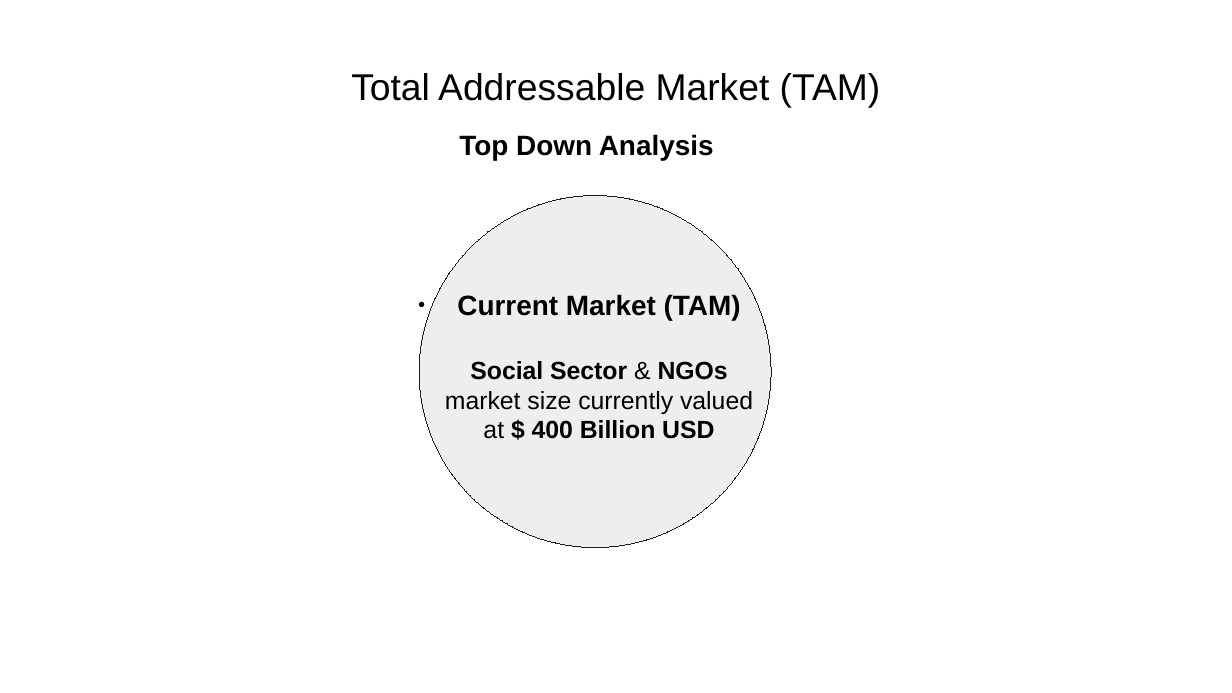
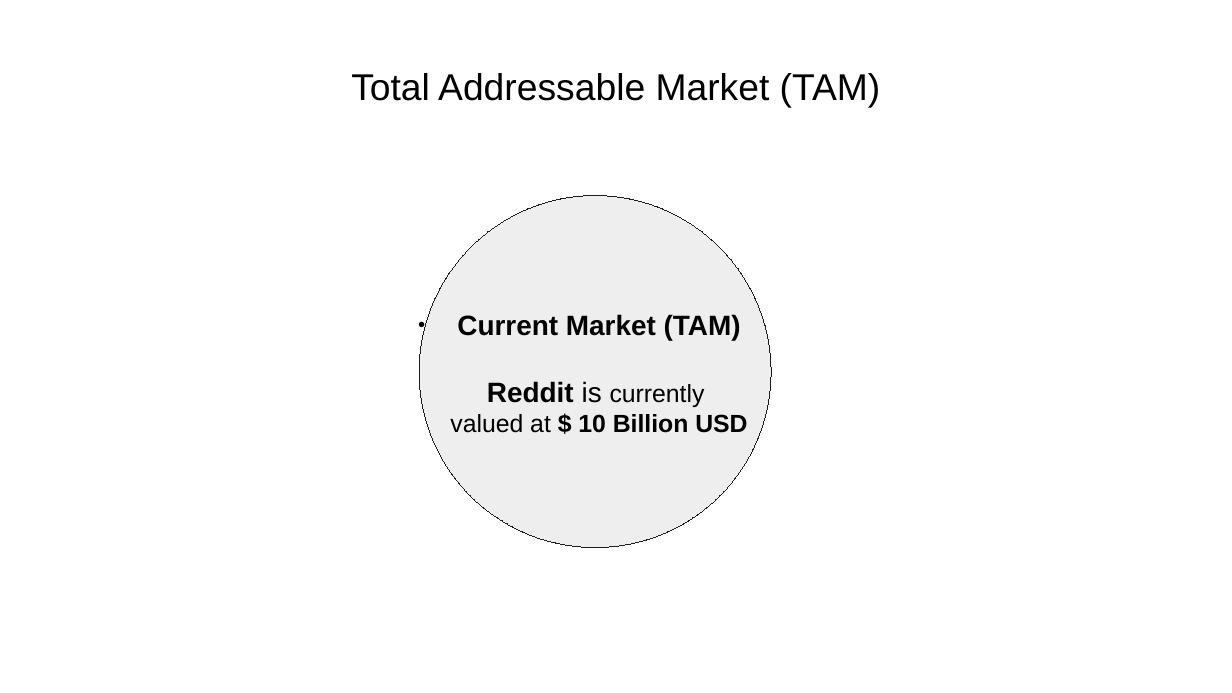
Before and after one commit to yashp241195/startupPitch, a slide deck: slide 22 of pitch.odp (slide 23 before the commit). Drawn at 1232x693 pixels with LibreOffice and Linux fonts; fonts in the diff are those of the drawing. Boxes give left, top, right and bottom in pixels: in the first picture for what was removed or moved away, otherwise in the second. Text is boxed around its words. In the diff, an @@ line names an element or a change of style, - is before the commit and + after.

```diff
--- a/pitch.odp
+++ b/pitch.odp
@@ text removed at [459,134,714,160] @@
-Top Down Analysis
@@ text at [450,314,747,433]: text changed @@
-● Current Market (TAM)
-  Social Sector & NGOs market size currently valued at $ 400 Billion USD
+● Current Market (TAM)
+  Reddit is currently
+  valued at $ 10 Billion USD
```
Also in this commit, not shown: 8 other slides changed, 3 slides added, 4 slides removed, 1 other file.
